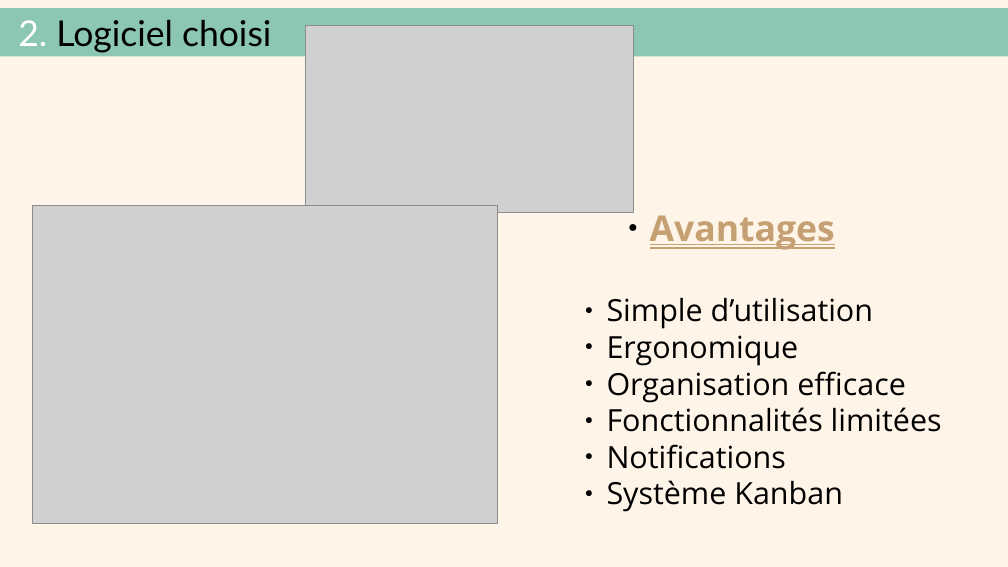
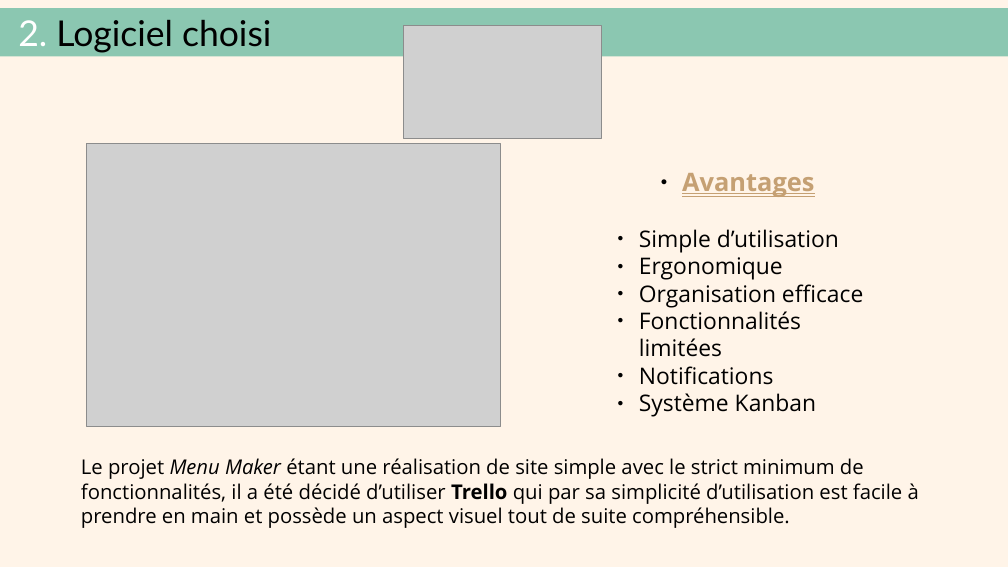
Before and after one commit to AudreyYuedra/MenuMaker-Qwenta_OC_P7, a slide deck: slide 4 of PPT Trello_Kanban.odp. Drawn at 1008x567 pixels with LibreOffice and Linux fonts; fonts in the diff are those of the drawing; grey boxes stand for pictures. Boxes give left, top, right and bottom in pixels: in the first picture for what was removed or moved away, otherwise in the second. Text is boxed around its words. In the diff, an @@ line names an element or a change of style, - is before the commit and + after.

Commit message:
PPT Kanban corrigé et fini + PDF

```diff
--- a/PPT Trello_Kanban.odp
+++ b/PPT Trello_Kanban.odp
@@ picture: place and size @@
-picture at [306,26,634,213]
+picture at [403,26,602,139]
@@ picture: place and size @@
-picture at [32,205,498,523]
+picture at [86,144,500,426]
@@ text "Avantages": place and size @@
-text "Avantages" at [607,215,942,512]
+text "Avantages" at [639,173,863,417]
@@ text "Avantages" at [639,173,863,417]: size 28 to 20 pt in "Avantages"; size 24 to 18 pt @@
@@ text added at [81,458,919,528], 16 pt, text #000000 @@
+Le projet Menu Maker étant une réalisation de site simple avec le strict minimum de fonctionnalités, il a été décidé d’utiliser Trello qui par sa simplicité d’utilisation est facile à prendre en main et possède un aspect visuel tout de suite compréhensible.
```
Also in this commit, not shown: 1 other slide changed, 1 slide added, 1 other file.
